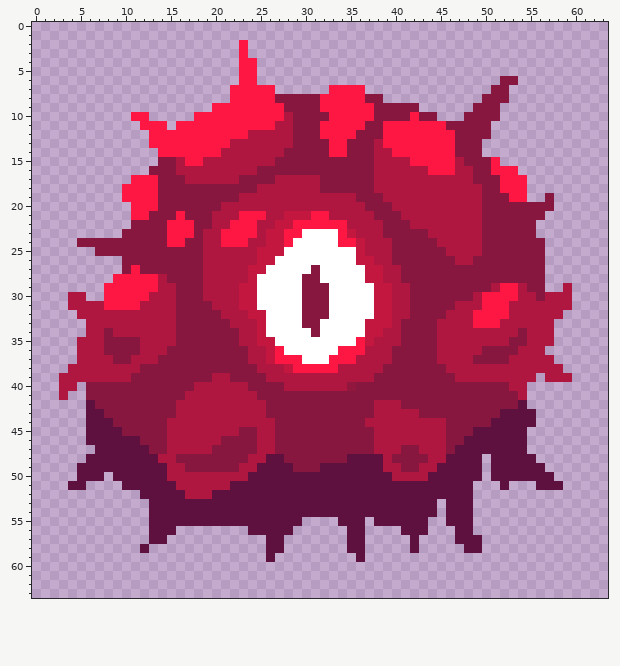
One commit to this pixel-art sprite: sprites/units/mind-dominator.png. The picture above was drawn from the file before the commit.
The file is 64x64 pixels.
And afterwards:
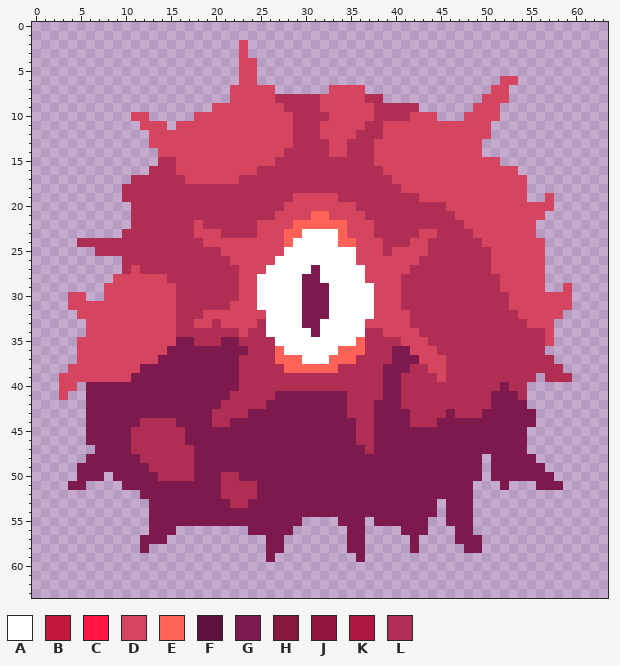
Palette (. is transparent): A #ffffff  B #c3173f  C #ff1744  D #d6455f  E #ff6257  F #5e113e  G #7d194d  H #87173e  J #91173f  K #af1740  L #b02e53
The exact change:
Changed rows in their new state; - is an unchanged pixel.
first column x 3:
 2 --------------------D------------------------------------
 3 --------------------D------------------------------------
 4 --------------------DD-----------------------------------
 5 --------------------DD-----------------------------------
 6 --------------------DD---------------------------DD------
 7 -------------------DDDDD------DDDD--------------DD-------
 8 -------------------DDDDDLLLLLDDDDDLL-----------DDD-------
 9 -----------------DDDDDDDDLLLLDDDDDDLLLLL------DDD--------
10 --------DD-----DDDDDDDDDDDLLLLDDDDDLLLLDDD---DDDD--------
11 ---------DDD-DDDDDDDDDDDDDLLLDDDDDLLDDDDDDDDDDDD---------
12 ----------DDDDDDDDDDDDDDDDLLLDDDDLLLDDDDDDDDDDDD---------
13 ----------DDDDDDDDDDDDDDDDLLLLDDLLLDDDDDDDDDDDD----------
14 -----------DDDDDDDDDDDDDDLLLLLDDLLLDDDDDDDDDDDD----------
15 -----------LLDDDDDDDDDDDLLLLLLLLLLLDDDDDDDDDDDDDD--------
16 ----------LLLDDDDDDDDDLLLLLLLLLLLLLLDDDDDDDDDDDDDDD------
17 --------LLLLLLDDDDDDLLLLLLLLLLLLLLLLLDDDDDDDDDDDDDDD-----
18 -------LLLLLLLLLLLLLLLLLLLLLLLLLLLLLLLDDDDDDDDDDDDDD-----
19 -------LLLLLLLLLLLLLLLLLLLDDDDDLLLLLLLLLDDDDDDDDDDDD--D--
20 --------LLLLLLLLLLLLLLLLLDDDDDDDDLLLLLLLLLLDDDDDDDDDDDD--
21 --------LLLLLLLLLLLLLLLLDDDDEEDDDDLLLLLLLLLLDDDDDDDDDD---
22 --------LLLLLLLDLLLLLLDDDDEEEEEEDDDLLLLLLLLLLDDDDDDDD----
23 -------LLLLLLLLDDDLLLLDDDEE----EDDDLLLLLDDLLLLDDDDDDD----
24 --LLLLLLLLLLLLLLDDDDDDDDDE-----EEDDDLLLDDLLLLLLDDDDDDD---
25 ----LLLLLLLLLLLLLLDDDDDDD--------DDDLDDDDLLLLLLLDDDDDD---
26 -------LLLLLLLLLLLLDDDDD---------DDDDDDDLLLLLLLLDDDDDD---
27 -------LDLLLLLLLLLLLDDD-----G-----DDDDDLLLLLLLLLDDDDDD---
28 ------DDDDDDLLLLLLLLDD-----GG-----DDDDLLLLLLLLLLLDDDDD---
29 -----DDDDDDDDLLLLLLLDD-----GGG-----DDDLLLLLLLLLLLDDDDD--D
30 -DD--DDDDDDDDLLLLLLLDD-----GGG-----DDDLLLLLLLLLLLLDDDDDDD
31 -DDDDDDDDDDDDLLLLLLDDD-----GGG-----DDDLLLLLLLLLLLLDDDDDDD
32 --DDDDDDDDDDDLLLDDDDDDD----GGG-----DDDDLLLLLLLLLLLLDDDDD-
33 ---DDDDDDDDDDLLDDLDDDDL----GG-----DDDDDLLLLLLLLLLLLLDDD--
34 ---DDDDDDDDDDLLLLLLLDLL-----G-----LLDDDDLLLLLLLLLLLLLLD--
35 --DDDDDDDDDDDGGLLLGGLLLL---------ELLLLDDDLLLLLLLLLLLLLD--
36 --DDDDDDDDDDGGGGGGGGGLLLE------EEELLLGGDDDLLLLLLLLLLLL---
37 --DDDDDDDDDGGGGGGGGGLLLLEEE---EEELLLLGGGDDDLLLLLLLLLLLL--
38 -DDDDDDDDGGGGGGGGGGGLLLLLEEEEEELLLLLGGGLLDDLLLLLLLLLLLLL-
39 DDDDDDDDGGGGGGGGGGGGLLLLLLLLLLLLLLLLGGLLLLDLLLLLLLLLL-LLL
40 DD-GGGGGGGGGGGGGGGGGLLLLLLLLLLLLLLLLGGLLLLLLLLLLLGLL-----
41 D--GGGGGGGGGGGGGGGGLLLLLGGGGGGGGLLLLGGLLLLLLLLLLGGGL-----
42 ---GGGGGGGGGGGGGGGLLLLLGGGGGGGGGLLLGGGLLLLLLLLLLGGGG-----
43 ---GGGGGGGGGGGGGGLLLLGGGGGGGGGGGLLLGGGGLLLLGLLLGGGGGG----
44 ---GGGGGGLLLLGGGGLLGGGGGGGGGGGGGGLLGGGGLLLGGGGGGGGGGG----
45 ---GGGGGLLLLLLGGGGGGGGGGGGGGGGGGGLLGGGGGGGGGGGGGGGGG-----
46 ---GGGGGLLLLLLGGGGGGGGGGGGGGGGGGGLLGGGGGGGGGGGGGGGGG-----
47 ----GGGGLLLLLLLGGGGGGGGGGGGGGGGGGGLGGGGGGGGGGGGGGGGG-----
48 ---GGGGGGLLLLLLGGGGGGGGGGGGGGGGGGGGGGGGGGGGGGGG-GGGGG----
49 --GGGGGGGGLLLLLGGGGGGGGGGGGGGGGGGGGGGGGGGGGGGGG-GGGGGG---
50 --GGG-GGGGGLLLLGGGLLGGGGGGGGGGGGGGGGGGGGGGGGGGG-GGGGGGG--
51 -GG----GGGGGGGGGGGLLLLGGGGGGGGGGGGGGGGGGGGGGGG---G---GGG-
52 ---------GGGGGGGGGLLLLGGGGGGGGGGGGGGGGGGGGGGGG-----------
53 ----------GGGGGGGGGLLGGGGGGGGGGGGGGGGGGGGG-GGG-----------
54 ----------GGGGGGGGGGGGGGGGGGGGGGGGGGGGGGGG-GGG-----------
55 ----------GGGGGGGGGGGGGGGGG----GGG-GGGGGG--GGG-----------
56 ----------GGG--------GGGGG------GG----GGG---GG-----------
57 ---------GGG-----------GG-------GG-----G----GGG----------
58 ---------G-------------GG-------GG-----G-----GG----------
59 -----------------------G---------G-----------------------
Where, in picture pixels (left, top, right, bottom), the same in both pictures:
changed: (59, 40, 572, 562)
